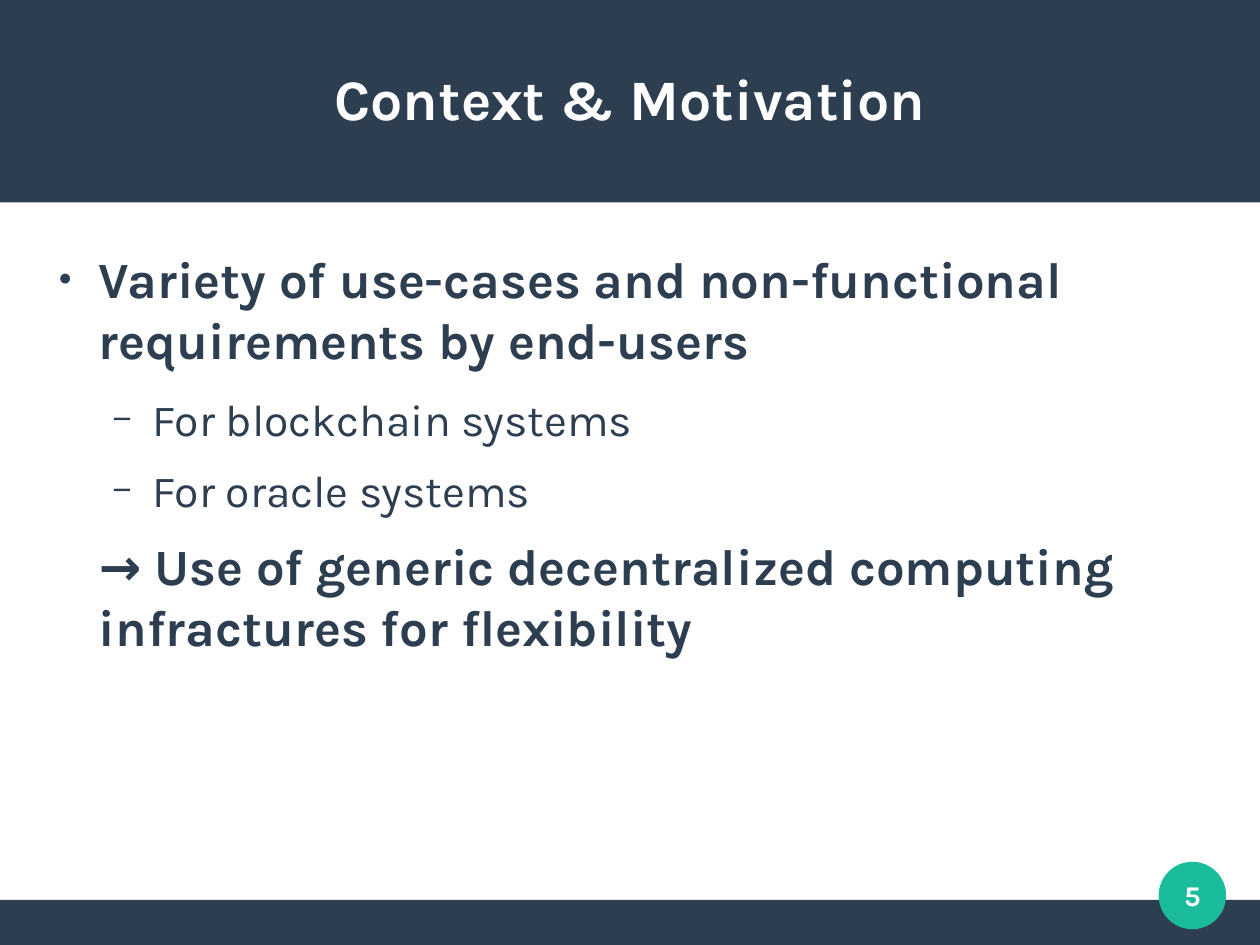
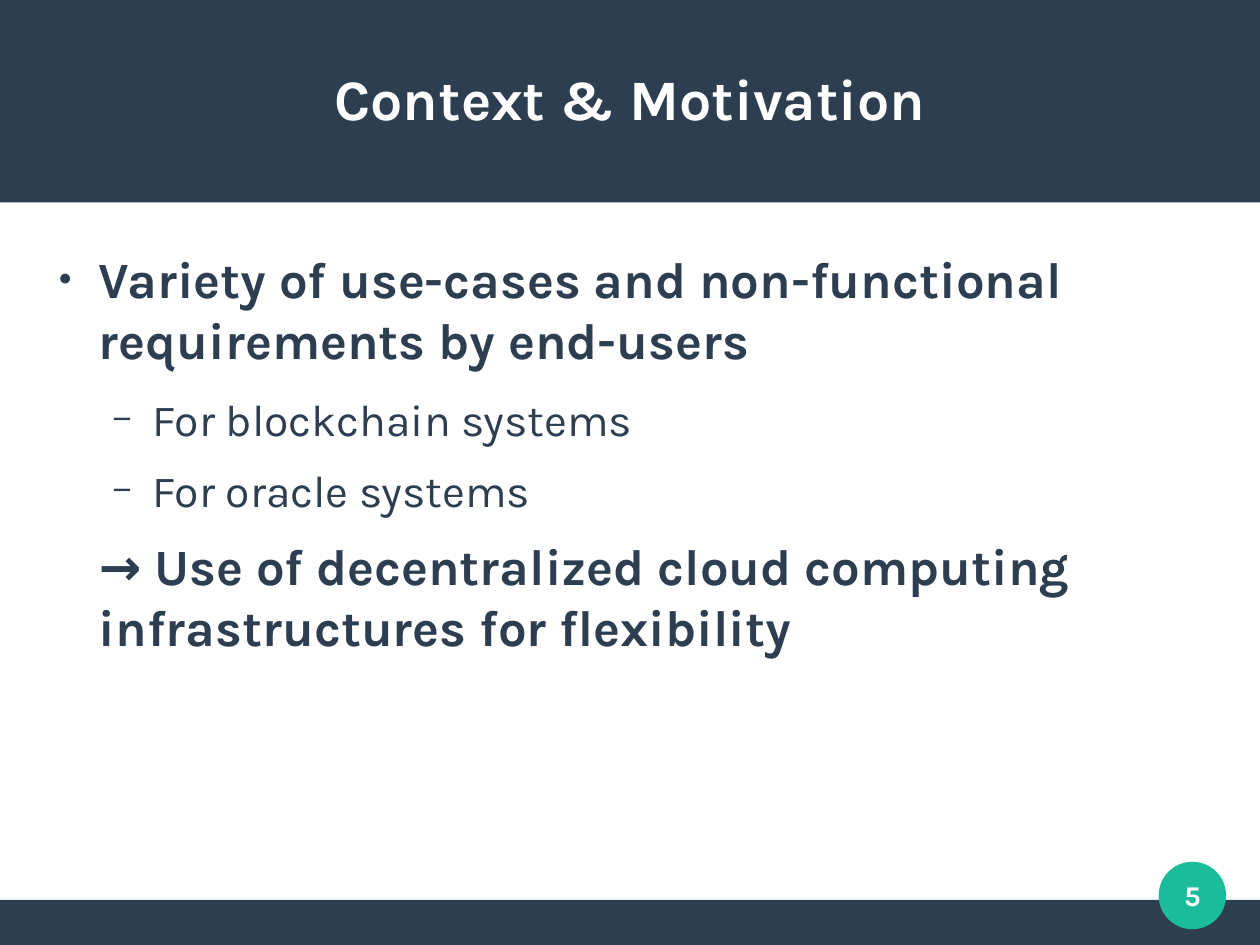
Before and after one commit to mbettinger/OT4-Lecture, a slide deck: slide 5 of Presentation - Cross-chain oracles with Decentralized computing.odp. Drawn at 1260x945 pixels with LibreOffice and Linux fonts; fonts in the diff are those of the drawing. Boxes give left, top, right and bottom in pixels: in the first picture for what was removed or moved away, otherwise in the second. Text is boxed around its words. In the diff, an @@ line names an element or a change of style, - is before the commit and + after.

```diff
--- a/Presentation - Cross-chain oracles with Decentralized computing.odp
+++ b/Presentation - Cross-chain oracles with Decentralized computing.odp
@@ text at box(99, 549, 1070, 658): text changed @@
-→ Use of generic decentralized computing infractures for flexibility
+→ Use of decentralized cloud computing infrastructures for flexibility
```
Also in this commit, not shown: 10 other slides changed, 10 slides added, 4 slides removed, 5 other files.
